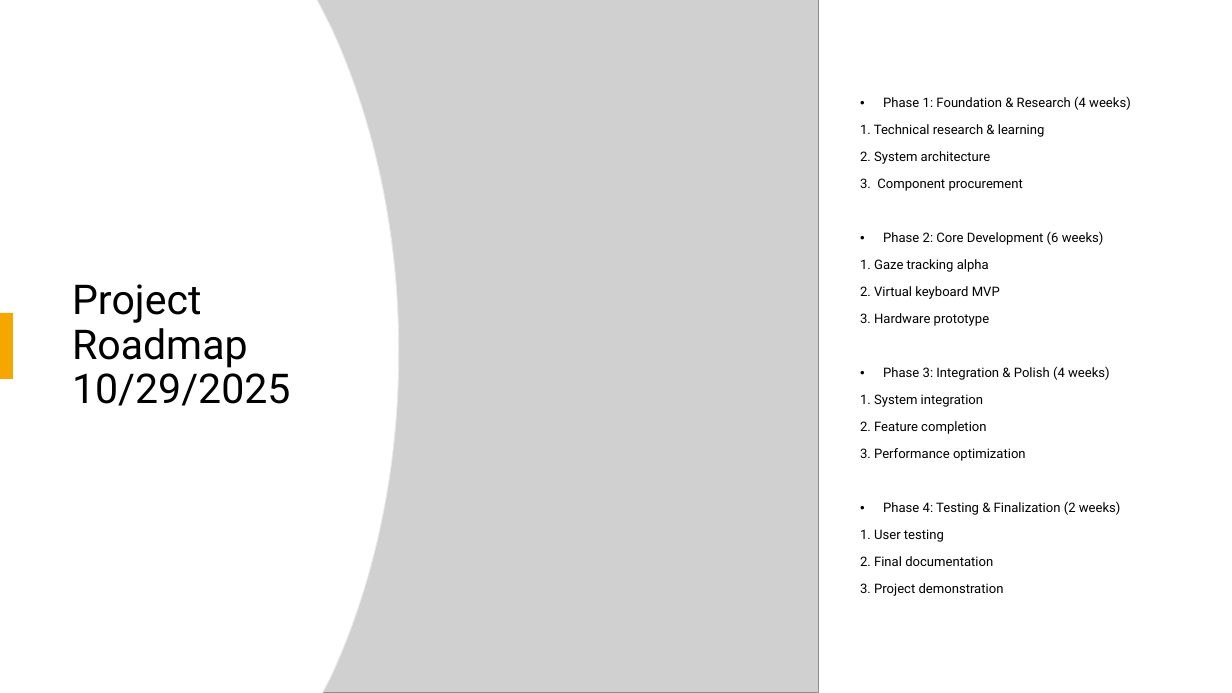
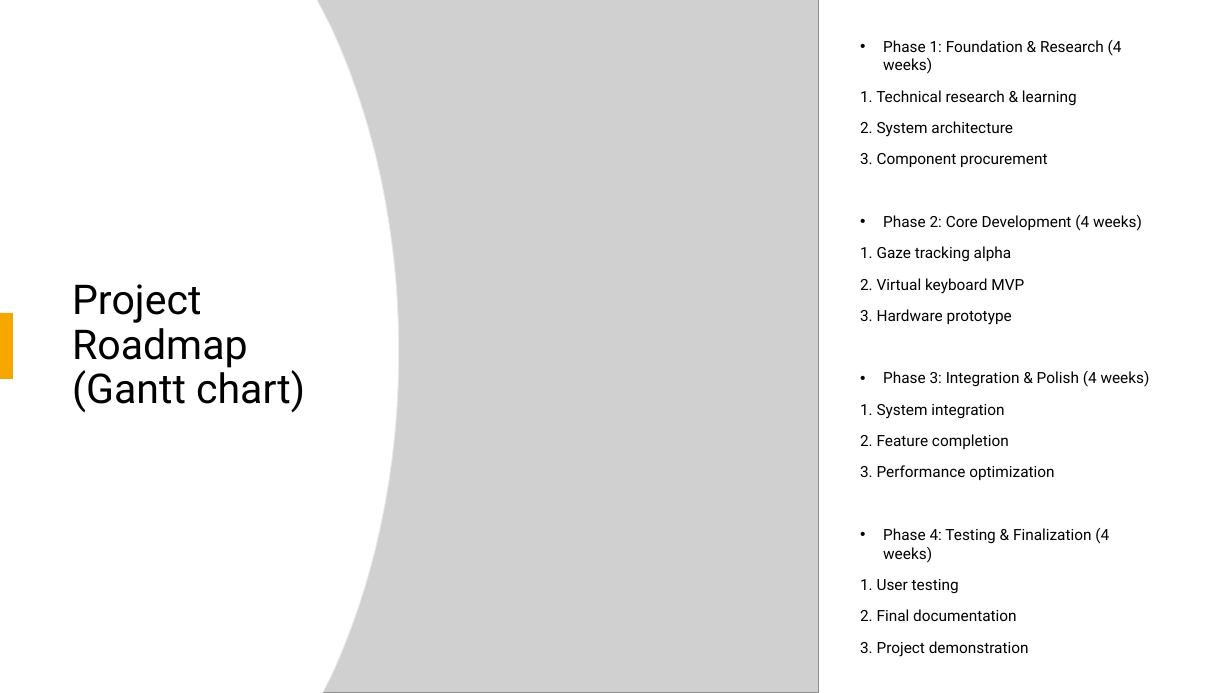
Before and after one commit to BaselMohamed802/EyeTalk, a slide deck: slide 7 of Documentation/Eyetalk Presentation 10-29-2025.pptx. Drawn at 1232x693 pixels with LibreOffice and Linux fonts; fonts in the diff are those of the drawing; grey boxes stand for pictures. Boxes give left, top, right and bottom in pixels: in the first picture for what was removed or moved away, otherwise in the second. Text is boxed around its words. In the diff, an @@ line names an element or a change of style, - is before the commit and + after.

```diff
--- a/Documentation/Eyetalk Presentation 10-29-2025.pptx
+++ b/Documentation/Eyetalk Presentation 10-29-2025.pptx
@@ text at (860, 40, 1150, 657): size 10.2 to 12 pt in "Phase 1: Foundation & Research (4 weeks)", "1. Technical research & learning", "2. System architecture", "3. Component procurement" and 10 more places; line spacing 0.9 to 1 @@
@@ text at (883, 215, 1142, 231): text changed; size 10.2 to 12 pt @@
-• Phase 2: Core Development (6 weeks)
+• Phase 2: Core Development (4 weeks)
@@ title at (72, 284, 305, 413): text changed @@
-Project Roadmap 10/29/2025
+Project Roadmap (Gantt chart)
@@ text at (883, 528, 1109, 563): text changed; size 10.2 to 12 pt @@
-• Phase 4: Testing & Finalization (2 weeks)
+• Phase 4: Testing & Finalization (4 weeks)
```
Also in this commit, not shown: 2 other slides changed, 3 slides added, 2 other files.
